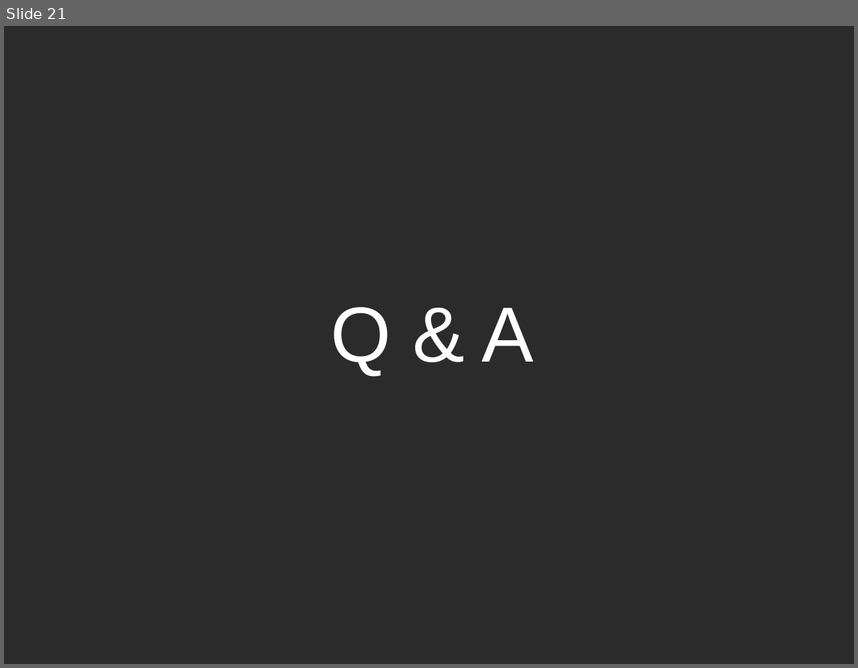
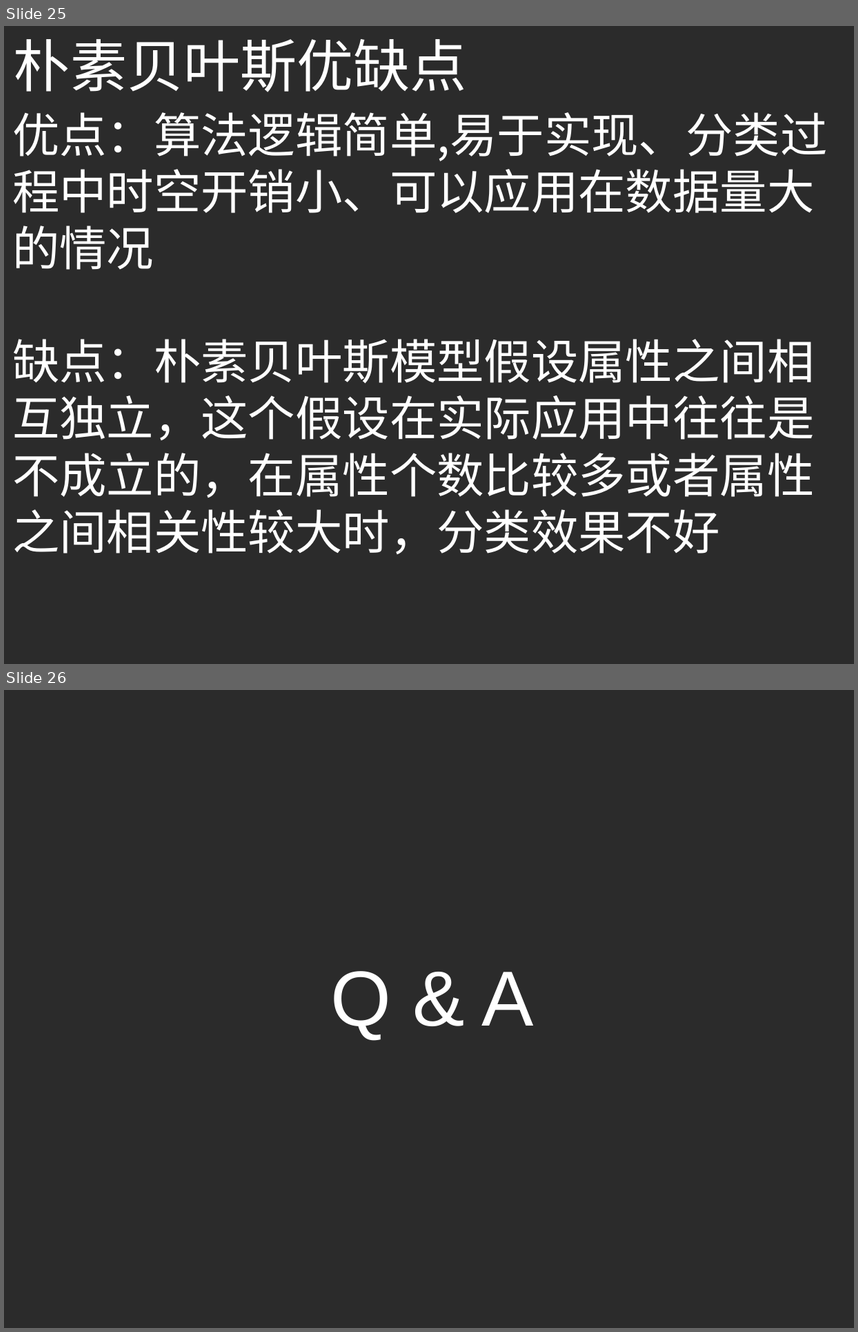
Before and after one commit to ouriris/ml-course, a slide deck: chapter.2/ppt/ML_CH2.3_Naive_Bayes.pptx. Shown one above the other, each under a label of ours: slide 21 before the commit, slides 25 and 26 after it. The pictures are 858x668 and 858x1332 pixels, drawn with LibreOffice and Linux fonts; fonts in the diff are those of the drawing; background and template pictures are left out; a plain dark background stands for a picture behind light text. Boxes give left, top, right and bottom in pixels: in the first picture for what was removed or moved away, otherwise in the second. Text is boxed around its words. In the diff, an @@ line names an element or a change of style, - is before the commit and + after.

```diff
--- a/chapter.2/ppt/ML_CH2.3_Naive_Bayes.pptx
+++ b/chapter.2/ppt/ML_CH2.3_Naive_Bayes.pptx
@@ slide 25 added at (x1=4, y1=26, x2=854, y2=664), background picture (left out) @@
@@ text added at (x1=14, y1=39, x2=467, y2=92), 48 pt, text #FFFFFF @@
+朴素贝叶斯优缺点
@@ text added at (x1=12, y1=112, x2=827, y2=554), 40 pt, text #FFFFFF @@
+优点：算法逻辑简单,易于实现、分类过程中时空开销小、可以应用在数据量大的情况
+缺点：朴素贝叶斯模型假设属性之间相互独立，这个假设在实际应用中往往是不成立的，在属性个数比较多或者属性之间相关性较大时，分类效果不好
@@ what was slide 21 is now slide 26 @@
```
Also in this commit, not shown: 1 slide changed, 4 other slides added.
